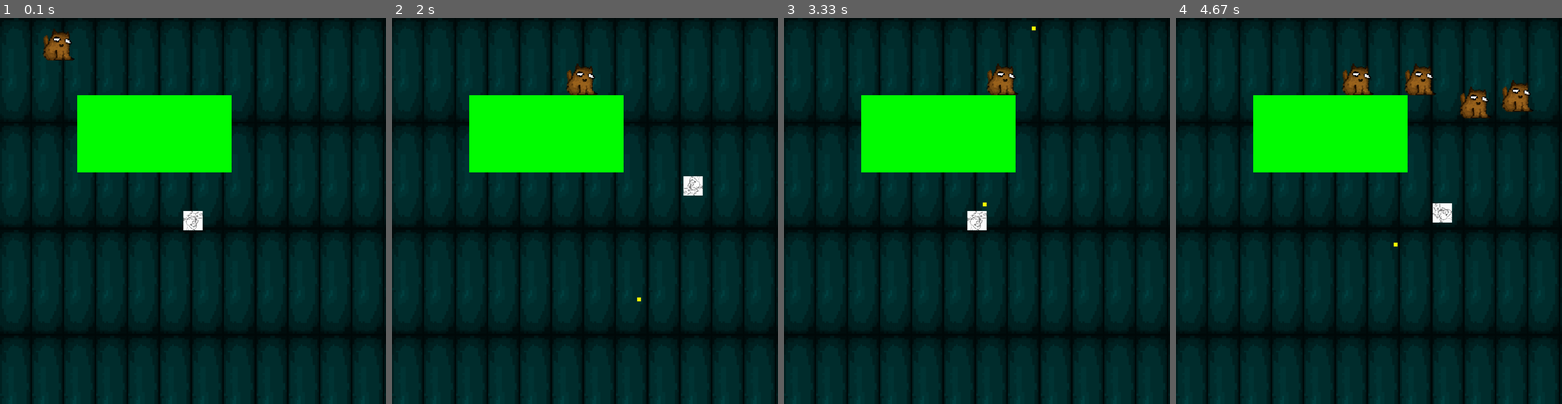
Above: before the commit, frames 1-4 (left to right).
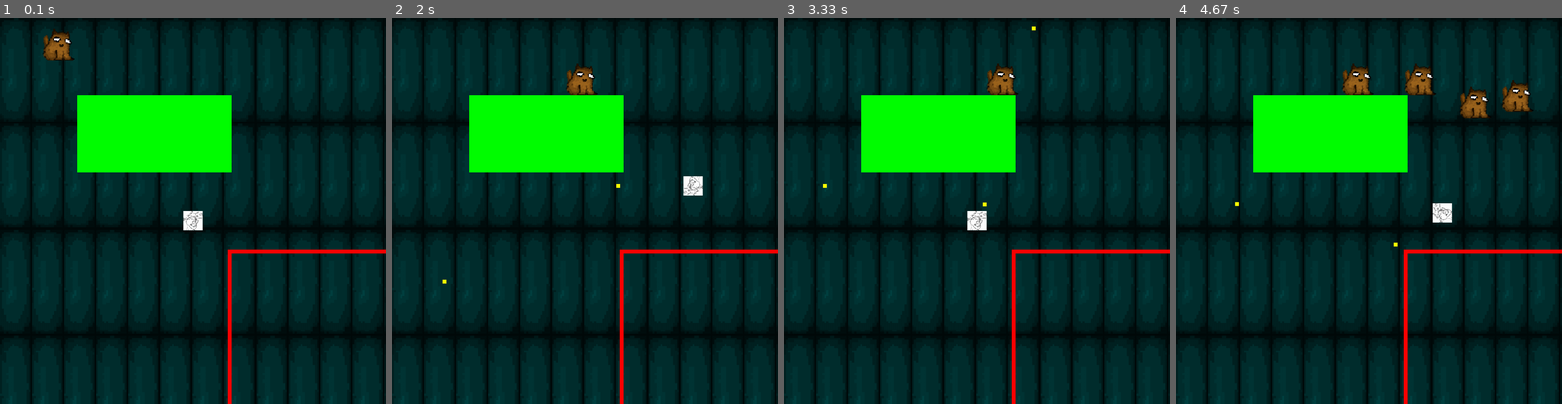
Above: after the commit, the same moments.

Repository: PouchyCorp/Pygame-TD
Game: pygame game, started from main.py
Two runs of this game, one before a commit and one after it. Both use one fixed random seed, a clock stepped at 60 frames per second and the inputs below.
Inputs (mouse positions are in pixels of both pictures, inside the frame that each line leads up to):
- Up to frame 1 (0.1 s): no input
- Up to frame 2 (2 s): hold Right 0.33-0.8 s; move the mouse to (569, 226) at 0.37 s; hold Up 0.83-1.13 s; move the mouse to (708, 199) at 0.87 s; click (623, 295) at 1.22 s; hold Right 1.5-1.97 s; click (465, 153) at 1.58 s
- Up to frame 3 (3.33 s): hold Left 2-2.53 s; click (1034, 75) at 2.08 s; hold Down 2.57-2.87 s; click (1023, 245) at 2.65 s; hold Left 2.9-3.3 s; click (984, 79) at 2.98 s
- Up to frame 4 (4.67 s): hold Up 3.33-3.7 s; click (1230, 199) at 3.42 s; hold Right 3.73-4.37 s; click (1372, 253) at 3.82 s; hold Down from 4.4 s (still down); click (1357, 145) at 4.48 s

The runs differ from the first frame. In frame 1, 0.8% of the frame differs, in the area x 59-100%, y 60-100%; in frame 2, 0.8%, in the area x 13-100%, y 43-100%; in frame 3, 0.8%; in frame 4, 0.8%.

Commit message:
level border

Diff:
--- a/main.py
+++ b/main.py
@@ -79,6 +79,15 @@
             self.image = rotatedImage
             self.rect = rotatedImage.get_rect(center=self.rect.center)
 
+    def collision(self,enemies,wall,playerXPrev,playerYPrev,borderLines):
+        for enemy in enemies:
+            if self.rect.colliderect(enemy.rect):
+                        self.x = WIDTH/2 - PLAYER_WIDTH/2
+                        self.y = HEIGHT/2 - PLAYER_HEIGHT
+        if self.rect.colliderect(wall) or self.rect.collidelistall(borderLines):
+            self.x = playerXPrev
+            self.y = playerYPrev
+
 class Enemy:
     def __init__(self,x,y,width,height,vel):
         self.x = x
@@ -92,9 +101,22 @@
         self.rect.x = self.x
         self.rect.y = self.y
 
-
-def draw(player, wall, enemies, bullets):   #dessine chaque element de la scene
+class BorderLine:
+
+        def __init__(self,x,y,width,height,borderLines):
+            borderLines.append(self)
+            self.x = x
+            self.y = y
+            self.width = width
+            self.height = height
+            self.rect = pygame.Rect(self.x,self.y,self.width,self.height)
+
+
+
+def draw(player, wall, enemies, bullets, borderLines):   #dessine chaque element de la scene
     WIN.blit(floorImage,WIN.get_rect())
+    for borderLine in borderLines:
+        pygame.draw.rect(WIN,"red",borderLine.rect)
     pygame.draw.rect(WIN, "green", wall)
     WIN.blit(player.image,player.rect)
     for bullet in bullets:
@@ -114,9 +136,6 @@
 def enemyEnemyCollisionAndMov(self,enemies,dirvect,player):
     if dirvect != [0,0] and dirvect is not None :
         for enemy in enemies:
-            if player.rect.colliderect(enemy.rect):
-                    player.x = WIDTH/2 - PLAYER_WIDTH/2
-                    player.y = HEIGHT/2 - PLAYER_HEIGHT
             if abs((enemy.rect.x+enemyWidth)-(self.rect.x+enemyWidth))<enemyWidth and abs((enemy.rect.y+enemyHeight)-(self.rect.y+enemyHeight))<enemyHeight and self != enemy:
                 if math.hypot(enemy.rect.x-player.x, enemy.rect.y-player.y) < math.hypot(self.rect.x-player.x, self.rect.y-player.y):
                     dirvect.scale_to_length(4)
@@ -176,14 +195,15 @@
      return bullets
 
 
-def playerWeapon (player,bullets,enemies,wall):
+def playerWeapon (player,bullets,enemies,wall,borderLines):
     mouse_x, mouse_y = pygame.mouse.get_pos()
     mouseDir = pygame.math.Vector2(player.x - mouse_x,
                                     player.y - mouse_y)
     mouseDir.scale_to_length(7)
     for bullet in bullets:
-        if bullet.rect.colliderect(wall) or bullet.x > WIDTH or bullet.x < 0 or bullet.y > HEIGHT or bullet.y <0:
+        if bullet.rect.colliderect(wall) or bullet.rect.collidelistall(borderLines) or bullet.x > WIDTH or bullet.x < 0 or bullet.y > HEIGHT or bullet.y <0:
                 bullets.remove(bullet)
+                print('uwu')
         for enemy in enemies:
             if bullet.rect.colliderect(enemy.rect) and bullet in bullets:
                 bullets.remove(bullet)
@@ -207,16 +227,21 @@
 
     player = Player(WIDTH/2 - PLAYER_WIDTH/2, HEIGHT/2 - PLAYER_HEIGHT + 50, PLAYER_WIDTH, PLAYER_HEIGHT,PLAYER_VEL)   #taille de chaque objet de la scene
     wall = pygame.Rect(200,200,wallWidth,wallHeight)
+
+    borderLines = []
     enemies = []
     bullets = []
 
     clock = pygame.time.Clock()
 
-    attackSpeed = 60
+    attackSpeed = 30
     attackSpeedIncrement = 0
 
     enemySpawnIncrement = 0
     enemySpawnRate = 5
+
+    BorderLine(590,600,10,500,borderLines)
+    BorderLine(600,600,500,10,borderLines)
 
     enemy = Enemy(100,0,enemyWidth,enemyHeight,3)
     enemies.append(enemy)
@@ -260,10 +285,6 @@
 
         #collision du mur avec le joueur UwU
 
-        if player.rect.colliderect(wall):
-            player.x = playerXPrev
-            player.y = playerYPrev
-
         for enemy in enemies:
             enemyWallCollision(enemy,wall,enemies,player)
 
@@ -274,15 +295,15 @@
                 print(clock.get_fps())
                 attackSpeedIncrement = 0
                 playerBulletsInit(player,bullets)
-            playerWeapon(player,bullets,enemies,wall)
+            playerWeapon(player,bullets,enemies,wall,borderLines)
 
         #entity orientation
-
+        player.collision(enemies,wall,playerXPrev,playerYPrev,borderLines)
         player.orientation(movDir)
 
         #object rendering
 
-        draw(player, wall, enemies, bullets)
+        draw(player, wall, enemies, bullets, borderLines)
 
     pygame.quit()
 
